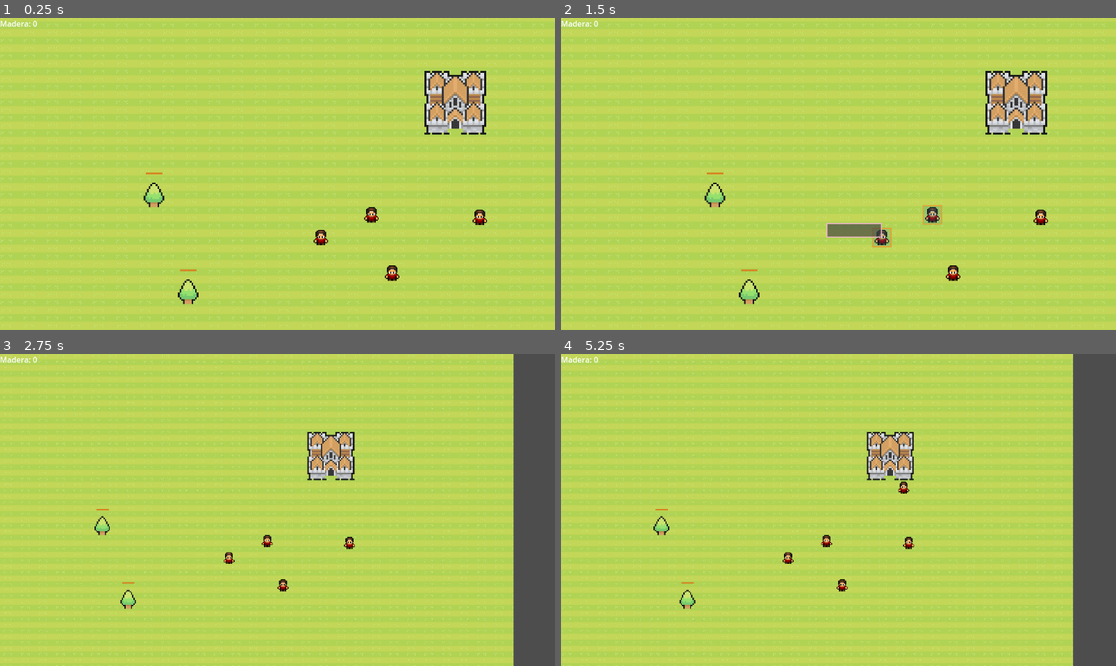
Above: before the commit, frames 1-4 (two rows, left to right).
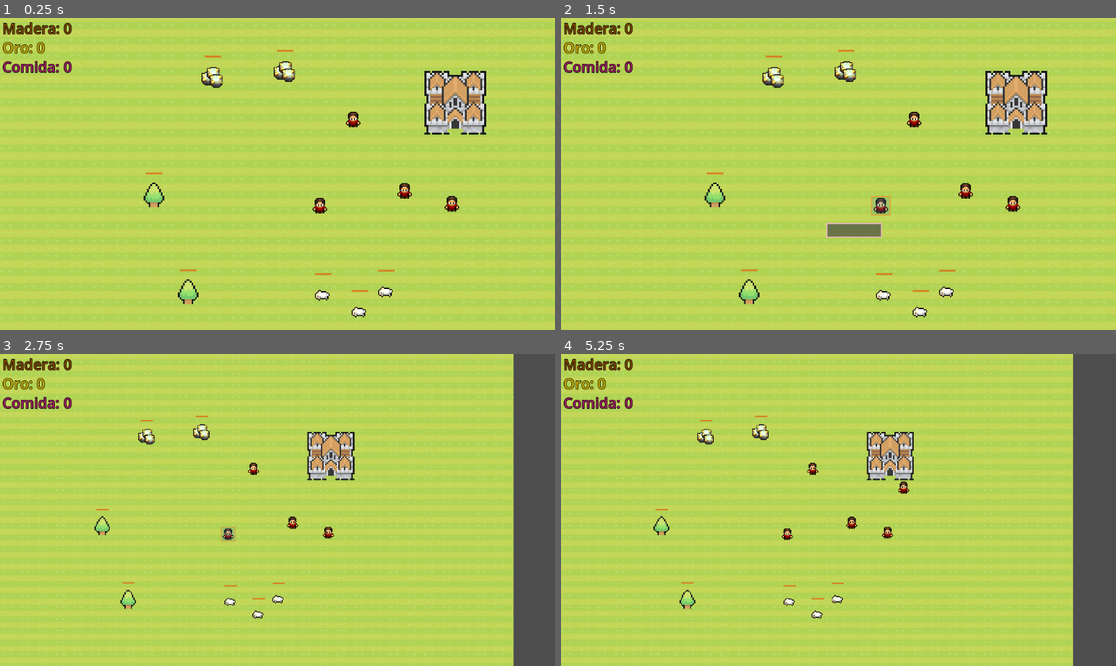
Above: after the commit, the same moments.

Repository: AjCu/godot-rts-pixel-game
Game: Godot game, scene res://world.tscn
Two runs of this game, one before a commit and one after it. Both use one fixed random seed, a clock stepped at 60 frames per second and the inputs below.
Inputs (mouse positions are in pixels of both pictures, inside the frame that each line leads up to):
- Up to frame 1 (0.25 s): no input
- Up to frame 2 (1.5 s): tap Enter at 0.5 s; drag from (955, 273) to (716, 192) at 0.52 s; drag from (882, 236) to (716, 192) at 1.27 s
- Up to frame 3 (2.75 s): move the mouse to (477, 553) at 2.02 s; hold Right (ui_right) from 2.03 s (still down); tap Mouse wheel down (WheelDown) at 2.1 s; click (477, 553) at 2.17 s
- Up to frame 4 (5.25 s): release Right (ui_right) at 2.75 s; drag from (827, 541) to (688, 597) at 2.77 s; drag from (888, 453) to (866, 510) at 3.52 s; click "Si" at 4.25 s; click "No" at 5 s

The runs differ from the first frame. In frame 1, 2.3% of the frame differs, in the area x 0-88%, y 0-96%; in frame 2, 2.6%; in frame 3, 1.8%; in frame 4, 1.7%.

Commit message:
agregan minas y ovejas para recolectar

Diff:
--- a/Global/Game.gd
+++ b/Global/Game.gd
@@ -3,6 +3,8 @@
 @onready var spawn = preload("res://Global/spawn_unit.tscn")
 
 var Wood = 0
+var Gold = 0
+var Food = 0
 
 func spawnUnit(pos):
 	var path = get_tree().get_root().get_node("world/UI")
--- a/Global/spawn_unit.gd
+++ b/Global/spawn_unit.gd
@@ -12,7 +12,7 @@
 	var unitPath = get_tree().get_root().get_node("world/Units")
 	var worldPath = get_tree().get_root().get_node("world")
 	var unit1 = unit.instantiate()
-
+	unit1.name = "Unit" + str(unit1.get_instance_id())
 
 	unit1.position = housePos + Vector2(randomPosX, randomPosY)
 	unitPath.add_child(unit1)
--- a/UI.gd
+++ b/UI.gd
@@ -1,8 +1,15 @@
 extends CanvasLayer
 
-@onready var label = $Label
+@onready var woodLabel = $WoodLabel
+@onready var goldLabel = $GoldLabel
+@onready var FoodLabel = $FoodLabel
 
+func _ready():
+	woodLabel.position = Vector2(5,00)
+	goldLabel.position = Vector2(5,40)
+	FoodLabel.position = Vector2(5,80)
 
-# Called every frame. 'delta' is the elapsed time since the previous frame.
 func _process(delta):
-	label.text = "Madera: " + str(Game.Wood)
+	woodLabel.text = "Madera: " + str(Game.Wood)
+	goldLabel.text = "Oro: " + str(Game.Gold)
+	FoodLabel.text = "Comida: " + str(Game.Food)
--- /dev/null
+++ b/world-objects/mines/goldMine.gd
@@ -0,0 +1,48 @@
+extends StaticBody2D
+
+var totalTime = 15
+var currTime
+var units = 0
+@onready var bar = $ProgressBar
+@onready var timer = $Timer
+
+# Called when the node enters the scene tree for the first time.
+func _ready():
+	currTime = totalTime
+	bar.max_value = totalTime
+
+
+# Called every frame. 'delta' is the elapsed time since the previous frame.
+func _process(delta):
+	bar.value = currTime
+	if currTime <= 0:
+		mineEmpty()
+
+
+
+func _on_chop_area_body_entered(body):
+	if "Unit" in body.name:
+		units += 1
+		startDiggingGold()
+
+
+func _on_chop_area_body_shape_exited(body_rid, body, body_shape_index, local_shape_index):
+	if "Unit" in body.name:
+		units -= 1
+		if(units <= 0):
+			timer.stop()
+
+
+func _on_timer_timeout():
+	currTime -= 1*units
+	var tween = get_tree().create_tween()
+	tween.tween_property(bar, "value", currTime, 0.5).set_trans(Tween.TRANS_LINEAR)
+
+
+func startDiggingGold():
+	timer.start()
+
+
+func mineEmpty():
+	Game.Gold += 20
+	queue_free()
--- /dev/null
+++ b/world-objects/mines/goldMine.tscn
@@ -0,0 +1,69 @@
+[gd_scene load_steps=7 format=3 uid="uid://br43b1np6ag2o"]
+
+[ext_resource type="Script" path="res://world-objects/mines/goldMine.gd" id="1_dctsp"]
+[ext_resource type="Texture2D" uid="uid://b6hyq73af5i81" path="res://assets/Icons-Essentials.png" id="2_dguvk"]
+
+[sub_resource type="RectangleShape2D" id="RectangleShape2D_nkhh5"]
+size = Vector2(48.625, 23.375)
+
+[sub_resource type="CircleShape2D" id="CircleShape2D_afn1j"]
+radius = 49.0408
+
+[sub_resource type="StyleBoxFlat" id="StyleBoxFlat_3qiuf"]
+bg_color = Color(0, 0.666667, 0.803922, 1)
+
+[sub_resource type="StyleBoxFlat" id="StyleBoxFlat_3x83n"]
+bg_color = Color(0.839216, 0.513726, 0.129412, 1)
+
+[node name="goldMine" type="StaticBody2D"]
+script = ExtResource("1_dctsp")
+
+[node name="Piece1" type="Sprite2D" parent="."]
+position = Vector2(-10.5, 0)
+scale = Vector2(1.6875, 1.75)
+texture = ExtResource("2_dguvk")
+hframes = 4
+vframes = 4
+frame = 13
+
+[node name="Piece2" type="Sprite2D" parent="."]
+position = Vector2(1, -10)
+scale = Vector2(1.6875, 1.75)
+texture = ExtResource("2_dguvk")
+hframes = 4
+vframes = 4
+frame = 13
+
+[node name="Piece3" type="Sprite2D" parent="."]
+position = Vector2(7, 5)
+scale = Vector2(1.6875, 1.75)
+texture = ExtResource("2_dguvk")
+hframes = 4
+vframes = 4
+frame = 13
+
+[node name="CollisionShape2D" type="CollisionShape2D" parent="."]
+position = Vector2(-2, 20)
+shape = SubResource("RectangleShape2D_nkhh5")
+
+[node name="chopArea" type="Area2D" parent="."]
+
+[node name="CollisionShape2D" type="CollisionShape2D" parent="chopArea"]
+position = Vector2(-2, 7)
+shape = SubResource("CircleShape2D_afn1j")
+
+[node name="Timer" type="Timer" parent="."]
+
+[node name="ProgressBar" type="ProgressBar" parent="."]
+offset_left = -17.0
+offset_top = -48.0
+offset_right = 17.0
+offset_bottom = -44.0
+theme_override_styles/background = SubResource("StyleBoxFlat_3qiuf")
+theme_override_styles/fill = SubResource("StyleBoxFlat_3x83n")
+value = 50.0
+show_percentage = false
+
+[connection signal="body_entered" from="chopArea" to="." method="_on_chop_area_body_entered"]
+[connection signal="body_shape_exited" from="chopArea" to="." method="_on_chop_area_body_shape_exited"]
+[connection signal="timeout" from="Timer" to="." method="_on_timer_timeout"]
--- /dev/null
+++ b/world-objects/sheeps/sheep.gd
@@ -0,0 +1,48 @@
+extends StaticBody2D
+
+var totalTime = 5
+var currTime
+var units = 0
+@onready var bar = $ProgressBar
+@onready var timer = $Timer
+
+# Called when the node enters the scene tree for the first time.
+func _ready():
+	currTime = totalTime
+	bar.max_value = totalTime
+
+
+# Called every frame. 'delta' is the elapsed time since the previous frame.
+func _process(delta):
+	bar.value = currTime
+	if currTime <= 0:
+		getKilled()
+
+
+
+func _on_chop_area_body_entered(body):
+	if "Unit" in body.name:
+		units += 1
+		startHunting()
+
+
+func _on_chop_area_body_shape_exited(body_rid, body, body_shape_index, local_shape_index):
+	if "Unit" in body.name:
+		units -= 1
+		if(units <= 0):
+			timer.stop()
+
+
+func _on_timer_timeout():
+	currTime -= 1*units
+	var tween = get_tree().create_tween()
+	tween.tween_property(bar, "value", currTime, 0.5).set_trans(Tween.TRANS_LINEAR)
+
+
+func startHunting():
+	timer.start()
+
+
+func getKilled():
+	Game.Food += 15
+	queue_free()
--- a/world-objects/tree.tscn
+++ b/world-objects/sheeps/sheep.tscn
@@ -1,13 +1,13 @@
-[gd_scene load_steps=7 format=3 uid="uid://cknb26gpcqkgc"]
+[gd_scene load_steps=7 format=3 uid="uid://rikriqynwvk0"]
 
-[ext_resource type="Script" path="res://world-objects/tree.gd" id="1_htp48"]
-[ext_resource type="Texture2D" uid="uid://ohc5cjuxa3fs" path="res://assets/Trees.png" id="1_qs4h0"]
+[ext_resource type="Script" path="res://world-objects/sheeps/sheep.gd" id="1_wex1a"]
+[ext_resource type="Texture2D" uid="uid://dev4y2wmabdyk" path="res://assets/Sheep.png" id="2_8accj"]
 
 [sub_resource type="RectangleShape2D" id="RectangleShape2D_nkhh5"]
-size = Vector2(18.5, 9.5)
+size = Vector2(30.25, 12.75)
 
-[sub_resource type="CircleShape2D" id="CircleShape2D_afn1j"]
-radius = 36.0139
+[sub_resource type="RectangleShape2D" id="RectangleShape2D_340bw"]
+size = Vector2(50, 41)
 
 [sub_resource type="StyleBoxFlat" id="StyleBoxFlat_3qiuf"]
 bg_color = Color(0, 0.666667, 0.803922, 1)
@@ -15,25 +15,26 @@
 [sub_resource type="StyleBoxFlat" id="StyleBoxFlat_3x83n"]
 bg_color = Color(0.839216, 0.513726, 0.129412, 1)
 
-[node name="Tree" type="StaticBody2D"]
-script = ExtResource("1_htp48")
+[node name="sheep" type="StaticBody2D"]
+script = ExtResource("1_wex1a")
 
-[node name="Trees" type="Sprite2D" parent="."]
-position = Vector2(3, 0)
-scale = Vector2(3.5625, 3.40625)
-texture = ExtResource("1_qs4h0")
+[node name="sideSheep" type="Sprite2D" parent="."]
+position = Vector2(-2, -6)
+scale = Vector2(2.53125, 2.4375)
+texture = ExtResource("2_8accj")
 hframes = 4
-frame = 2
+vframes = 4
+frame = 13
 
 [node name="CollisionShape2D" type="CollisionShape2D" parent="."]
-position = Vector2(-1, 19)
+position = Vector2(-1, 14)
 shape = SubResource("RectangleShape2D_nkhh5")
 
 [node name="chopArea" type="Area2D" parent="."]
 
 [node name="CollisionShape2D" type="CollisionShape2D" parent="chopArea"]
-position = Vector2(0, -3)
-shape = SubResource("CircleShape2D_afn1j")
+position = Vector2(0, 2)
+shape = SubResource("RectangleShape2D_340bw")
 
 [node name="Timer" type="Timer" parent="."]
 
--- /dev/null
+++ b/world-objects/trees/tree.tscn
@@ -0,0 +1,52 @@
+[gd_scene load_steps=7 format=3 uid="uid://cknb26gpcqkgc"]
+
+[ext_resource type="Script" path="res://world-objects/trees/tree.gd" id="1_htp48"]
+[ext_resource type="Texture2D" uid="uid://ohc5cjuxa3fs" path="res://assets/Trees.png" id="1_qs4h0"]
+
+[sub_resource type="RectangleShape2D" id="RectangleShape2D_nkhh5"]
+size = Vector2(18.5, 9.5)
+
+[sub_resource type="CircleShape2D" id="CircleShape2D_afn1j"]
+radius = 36.0139
+
+[sub_resource type="StyleBoxFlat" id="StyleBoxFlat_3qiuf"]
+bg_color = Color(0, 0.666667, 0.803922, 1)
+
+[sub_resource type="StyleBoxFlat" id="StyleBoxFlat_3x83n"]
+bg_color = Color(0.839216, 0.513726, 0.129412, 1)
+
+[node name="Tree" type="StaticBody2D"]
+script = ExtResource("1_htp48")
+
+[node name="Trees" type="Sprite2D" parent="."]
+position = Vector2(3, 0)
+scale = Vector2(3.5625, 3.40625)
+texture = ExtResource("1_qs4h0")
+hframes = 4
+frame = 2
+
+[node name="CollisionShape2D" type="CollisionShape2D" parent="."]
+position = Vector2(-1, 19)
+shape = SubResource("RectangleShape2D_nkhh5")
+
+[node name="chopArea" type="Area2D" parent="."]
+
+[node name="CollisionShape2D" type="CollisionShape2D" parent="chopArea"]
+position = Vector2(0, -3)
+shape = SubResource("CircleShape2D_afn1j")
+
+[node name="Timer" type="Timer" parent="."]
+
+[node name="ProgressBar" type="ProgressBar" parent="."]
+offset_left = -17.0
+offset_top = -48.0
+offset_right = 17.0
+offset_bottom = -44.0
+theme_override_styles/background = SubResource("StyleBoxFlat_3qiuf")
+theme_override_styles/fill = SubResource("StyleBoxFlat_3x83n")
+value = 50.0
+show_percentage = false
+
+[connection signal="body_entered" from="chopArea" to="." method="_on_chop_area_body_entered"]
+[connection signal="body_shape_exited" from="chopArea" to="." method="_on_chop_area_body_shape_exited"]
+[connection signal="timeout" from="Timer" to="." method="_on_timer_timeout"]
--- a/world.tscn
+++ b/world.tscn
@@ -1,12 +1,14 @@
-[gd_scene load_steps=9 format=3 uid="uid://p0grng5qdfqx"]
+[gd_scene load_steps=11 format=3 uid="uid://p0grng5qdfqx"]
 
 [ext_resource type="Script" path="res://world.gd" id="1_4intc"]
 [ext_resource type="Script" path="res://UI/Camera.gd" id="1_woyqp"]
 [ext_resource type="Texture2D" uid="uid://cgbb47415hi1l" path="res://assets/TexturedGrass.png" id="2_dmldp"]
 [ext_resource type="PackedScene" uid="uid://dywrmpc3qludp" path="res://units/unit.tscn" id="2_w6g4k"]
 [ext_resource type="Script" path="res://UI.gd" id="3_3ex6o"]
-[ext_resource type="PackedScene" uid="uid://cknb26gpcqkgc" path="res://world-objects/tree.tscn" id="4_3gdna"]
+[ext_resource type="PackedScene" uid="uid://cknb26gpcqkgc" path="res://world-objects/trees/tree.tscn" id="4_3gdna"]
 [ext_resource type="PackedScene" uid="uid://chp1tdr4s32jo" path="res://BarnHouse.tscn" id="7_7qnsh"]
+[ext_resource type="PackedScene" uid="uid://br43b1np6ag2o" path="res://world-objects/mines/goldMine.tscn" id="7_ip708"]
+[ext_resource type="PackedScene" uid="uid://rikriqynwvk0" path="res://world-objects/sheeps/sheep.tscn" id="8_oplu5"]
 
 [sub_resource type="StyleBoxFlat" id="StyleBoxFlat_tr80h"]
 bg_color = Color(0.25098, 0.25098, 0.25098, 0.662745)
@@ -38,24 +40,48 @@
 [node name="Panel" type="Panel" parent="UI"]
 theme_override_styles/panel = SubResource("StyleBoxFlat_tr80h")
 
-[node name="Label" type="Label" parent="UI"]
+[node name="WoodLabel" type="Label" parent="UI"]
 offset_right = 40.0
 offset_bottom = 23.0
+theme_override_colors/font_color = Color(0.47451, 0.266667, 0, 1)
+theme_override_colors/font_outline_color = Color(0, 0, 0, 1)
+theme_override_constants/outline_size = 4
+theme_override_font_sizes/font_size = 30
+
+[node name="GoldLabel" type="Label" parent="UI"]
+offset_left = 53.0
+offset_top = 1.0
+offset_right = 93.0
+offset_bottom = 43.0
+theme_override_colors/font_color = Color(0.776471, 0.678431, 0, 1)
+theme_override_colors/font_outline_color = Color(0, 0, 0, 1)
+theme_override_constants/outline_size = 4
+theme_override_font_sizes/font_size = 30
+
+[node name="FoodLabel" type="Label" parent="UI"]
+offset_left = 99.0
+offset_right = 139.0
+offset_bottom = 42.0
+theme_override_colors/font_color = Color(0.588235, 0.12549, 0.376471, 1)
+theme_override_colors/font_outline_color = Color(0, 0, 0, 1)
+theme_override_constants/outline_size = 4
+theme_override_constants/shadow_outline_size = 1
+theme_override_font_sizes/font_size = 30
 
 [node name="Units" type="Node2D" parent="."]
 y_sort_enabled = true
 
 [node name="Unit" parent="Units" groups=["unit"] instance=ExtResource("2_w6g4k")]
-position = Vector2(236, 208)
+position = Vector2(360, 64)
 
 [node name="Unit2" parent="Units" groups=["unit"] instance=ExtResource("2_w6g4k")]
-position = Vector2(88, 134)
+position = Vector2(86, 68)
 
 [node name="Unit3" parent="Units" groups=["unit"] instance=ExtResource("2_w6g4k")]
-position = Vector2(418, 92)
+position = Vector2(262, 37)
 
 [node name="Unit4" parent="Units" groups=["unit"] instance=ExtResource("2_w6g4k")]
-position = Vector2(193, 87)
+position = Vector2(155, -111)
 
 [node name="Objects" type="Node2D" parent="."]
 y_sort_enabled = true
@@ -66,7 +92,28 @@
 [node name="Tree2" parent="Objects" instance=ExtResource("4_3gdna")]
 position = Vector2(-185, 246)
 
+[node name="goldMine" parent="Objects" instance=ExtResource("7_ip708")]
+position = Vector2(16, -210)
+
+[node name="goldMine2" parent="Objects" instance=ExtResource("7_ip708")]
+position = Vector2(-134, -198)
+
+[node name="sheep" parent="Objects" instance=ExtResource("8_oplu5")]
+position = Vector2(226, 247)
+
+[node name="sheep2" parent="Objects" instance=ExtResource("8_oplu5")]
+position = Vector2(95, 254)
+
 [node name="Buildings" type="Node2D" parent="."]
 
 [node name="BarnHouse" parent="Buildings" instance=ExtResource("7_7qnsh")]
 position = Vector2(368, -149)
+
+[node name="sheep2" parent="." instance=ExtResource("8_oplu5")]
+position = Vector2(95, 254)
+
+[node name="sheep3" parent="." instance=ExtResource("8_oplu5")]
+position = Vector2(171, 289)
+
+[node name="sheep4" parent="." instance=ExtResource("8_oplu5")]
+position = Vector2(171, 289)
Binary file added: assets/Icons-Essentials.png
Not shown, added: assets/Icons-Essentials.png.import
Binary file added: assets/Sheep.png
Not shown, added: assets/Sheep.png.import
Renamed: world-objects/tree.gd -> world-objects/trees/tree.gd
